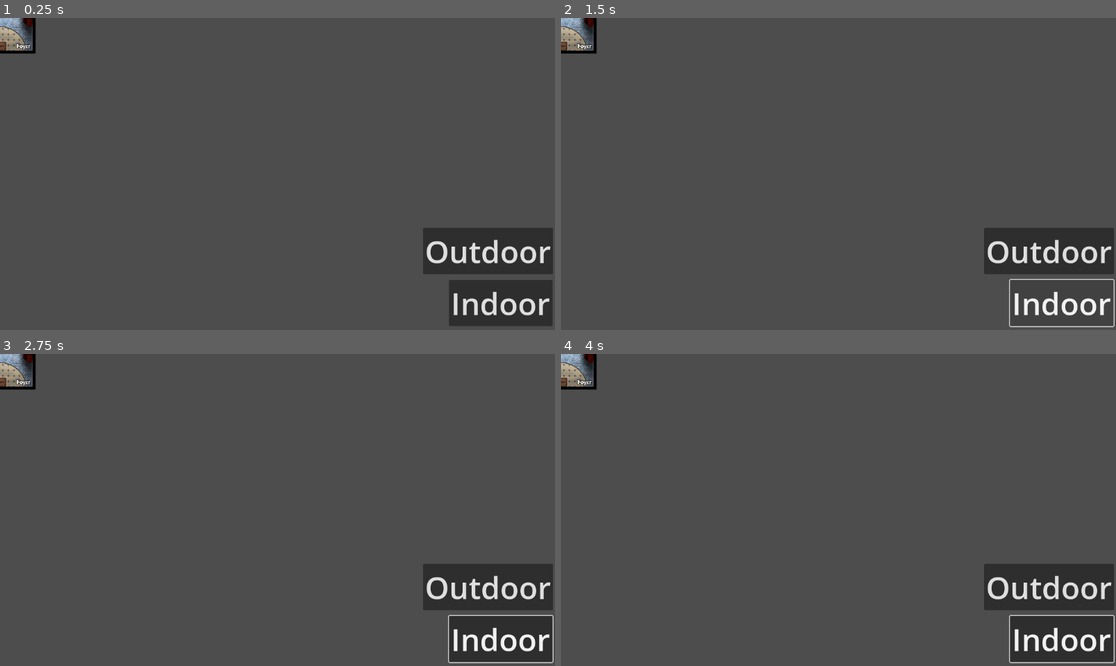
Above: before the commit, frames 1-4 (two rows, left to right).
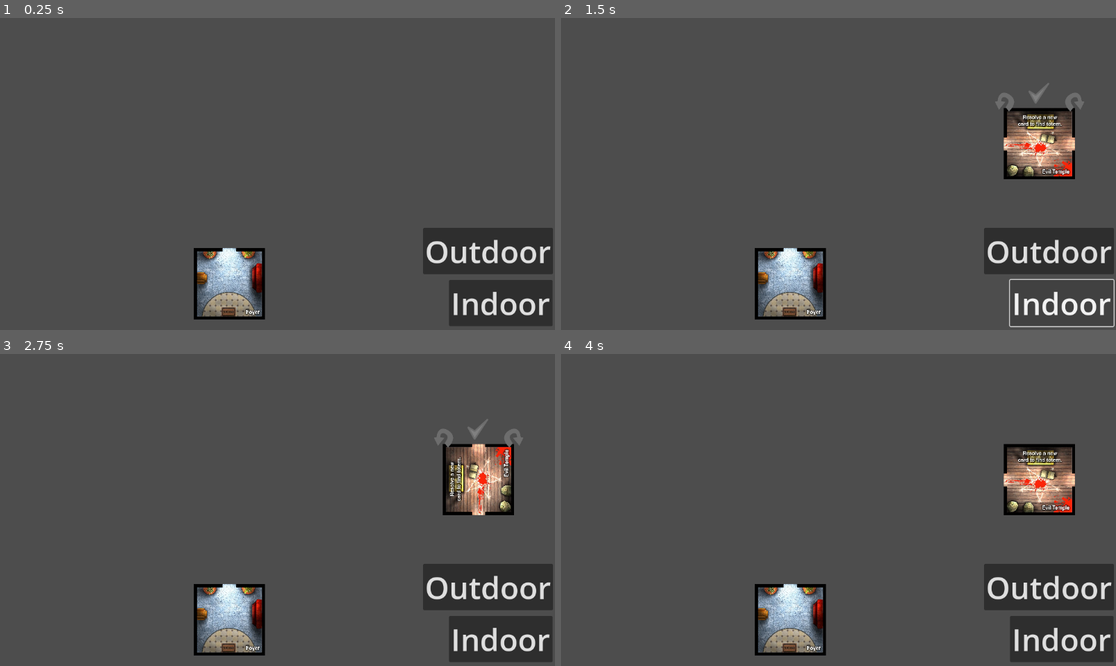
Above: after the commit, the same moments.

Repository: angelaliuyl/godot-zimp
Game: Godot game, scene res://main.tscn
Same seed, same stepped clock (60 frames per second), same inputs: the game is played once before the commit and once after it.
Inputs (mouse positions are in pixels of both pictures, inside the frame that each line leads up to; where the layout moved, square brackets give the same spot in the first picture):
- Up to frame 1 (0.25 s): no input
- Up to frame 2 (1.5 s): click (788, 283) [561, 18] at 0.5 s; click "Indoor" at 1.25 s
- Up to frame 3 (2.75 s): click (444, 438) at 2.02 s
- Up to frame 4 (4 s): click (1071, 438) at 2.77 s; click (1038, 428) at 3.52 s

The runs differ from the first frame. In frame 1, 3.3% of the frame differs, in the area x 0-48%, y 0-97%; in frame 2, 6.3%; in frame 3, 6.5%, in the area x 0-100%, y 0-100%; in frame 4, 6.3%.
Error before the commit: Parse Error: There is already a variable named "indoor_tile" declared in this scope. (res://main.gd:30)

Commit message:
added tile rotation function
* UI for tile rotation and final placement control
* buttons would rotate sprite of tile

Diff:
--- a/main.gd
+++ b/main.gd
@@ -10,6 +10,7 @@
 	$StartingTile.start($StartingTileMarker.position)
 	$StartingTile.load_texture("foyer")
 	$StartingTile.placed = true
+	$StartingTile._on_tile_ui_mark_done()
 
 	# randomise indoor_deck
 	indoor_deck.shuffle()
@@ -22,10 +23,6 @@
 	pass
 
 func generate_indoor_tile():
-	var indoor_tile = tile_scene.instantiate()
-	indoor_tile.position = $NewTileMarker.position
-	indoor_tile.load_texture(indoor_deck.pop_front())
-	add_child(indoor_tile)
 	if indoor_deck.size() > 0:
 		var indoor_tile = tile_scene.instantiate()
 		indoor_tile.position = $NewTileMarker.position
--- a/room_tile.gd
+++ b/room_tile.gd
@@ -4,9 +4,7 @@
 var offset = Vector2.ZERO
 var collision = false
 var right_area_entered = false
-
-var room_name_array = ["bathroom", "bedroom", "diningroom", "eviltemple",
-					"familyroom", "foyer", "kitchen", "storage"]
+var placed = false
 
 # Called when the node enters the scene tree for the first time.
 func _ready():
@@ -21,7 +19,7 @@
 # Called every frame. 'delta' is the elapsed time since the previous frame.
 func _process(delta):
 	velocity = Vector2.ZERO
-	if dragging:
+	if dragging && !placed:
 		var current_position = position
 		var new_position = get_global_mouse_position() - offset
 
@@ -48,3 +46,16 @@
 
 func _on_button_button_up():
 	dragging = false
+
+
+func _on_tile_ui_turn_left():
+	$TileSprite.rotation -= PI / 2
+
+
+func _on_tile_ui_turn_right():
+	$TileSprite.rotation += PI / 2
+
+
+func _on_tile_ui_mark_done():
+	placed = true
+	$TileUI.hide()
--- a/room_tile.tscn
+++ b/room_tile.tscn
@@ -2,18 +2,15 @@
 
 [ext_resource type="Texture2D" uid="uid://1e2327r8gxeg" path="res://media/tiles/foyer.png" id="1_3enom"]
 [ext_resource type="Script" path="res://room_tile.gd" id="1_hlr76"]
+[ext_resource type="PackedScene" uid="uid://ng27ba3o2qm" path="res://tile_ui.tscn" id="3_ikb75"]
 
 [sub_resource type="RectangleShape2D" id="RectangleShape2D_8knk0"]
 size = Vector2(149, 148)
-
-[sub_resource type="RectangleShape2D" id="RectangleShape2D_6aqvs"]
-size = Vector2(26, 144)
 
 [node name="Tile" type="CharacterBody2D"]
 disable_mode = 1
 input_pickable = true
 script = ExtResource("1_hlr76")
-metadata/_edit_group_ = true
 
 [node name="TileSprite" type="Sprite2D" parent="."]
 scale = Vector2(0.25, 0.25)
@@ -31,12 +28,10 @@
 offset_bottom = -41.0
 scale = Vector2(3.12, 4.68)
 
-[node name="RightSnappingArea" type="Area2D" parent="."]
-
-[node name="CollisionShape2D" type="CollisionShape2D" parent="RightSnappingArea"]
-position = Vector2(88, 7.62939e-06)
-scale = Vector2(0.996583, 1)
-shape = SubResource("RectangleShape2D_6aqvs")
+[node name="TileUI" parent="." instance=ExtResource("3_ikb75")]
 
 [connection signal="button_down" from="Button" to="." method="_on_button_button_down"]
 [connection signal="button_up" from="Button" to="." method="_on_button_button_up"]
+[connection signal="mark_done" from="TileUI" to="." method="_on_tile_ui_mark_done"]
+[connection signal="turn_left" from="TileUI" to="." method="_on_tile_ui_turn_left"]
+[connection signal="turn_right" from="TileUI" to="." method="_on_tile_ui_turn_right"]
--- /dev/null
+++ b/tile_ui.gd
@@ -0,0 +1,26 @@
+extends Control
+
+signal turn_left
+signal turn_right
+signal mark_done
+
+# Called when the node enters the scene tree for the first time.
+func _ready():
+	pass # Replace with function body.
+
+
+# Called every frame. 'delta' is the elapsed time since the previous frame.
+func _process(delta):
+	pass
+
+
+func _on_turn_left_pressed():
+	turn_left.emit()
+
+
+func _on_turn_right_pressed():
+	turn_right.emit()
+
+
+func _on_done_pressed():
+	mark_done.emit()
--- /dev/null
+++ b/tile_ui.tscn
@@ -0,0 +1,40 @@
+[gd_scene load_steps=4 format=3 uid="uid://ng27ba3o2qm"]
+
+[ext_resource type="Texture2D" uid="uid://b388c5l6temn6" path="res://media/UI/turn_arrow.png" id="1_5mn77"]
+[ext_resource type="Script" path="res://tile_ui.gd" id="1_kdsxw"]
+[ext_resource type="Texture2D" uid="uid://e84j306wqhjv" path="res://media/UI/done.png" id="2_xf5xj"]
+
+[node name="TileUI" type="Control"]
+layout_mode = 3
+anchors_preset = 0
+offset_left = -96.0
+offset_top = -112.0
+offset_right = 96.0
+offset_bottom = -72.0
+script = ExtResource("1_kdsxw")
+
+[node name="TurnLeft" type="TextureButton" parent="."]
+offset_right = 100.0
+offset_bottom = 100.0
+scale = Vector2(0.490872, 0.483884)
+texture_normal = ExtResource("1_5mn77")
+
+[node name="TurnRight" type="TextureButton" parent="."]
+offset_left = 144.0
+offset_right = 244.0
+offset_bottom = 100.0
+scale = Vector2(0.490872, 0.483884)
+texture_normal = ExtResource("1_5mn77")
+flip_h = true
+
+[node name="Done" type="TextureButton" parent="."]
+offset_left = 72.0
+offset_top = -16.0
+offset_right = 172.0
+offset_bottom = 84.0
+scale = Vector2(0.459091, 0.455885)
+texture_normal = ExtResource("2_xf5xj")
+
+[connection signal="pressed" from="TurnLeft" to="." method="_on_turn_left_pressed"]
+[connection signal="pressed" from="TurnRight" to="." method="_on_turn_right_pressed"]
+[connection signal="pressed" from="Done" to="." method="_on_done_pressed"]
Binary file added: media/UI/done.png
Not shown, added: media/UI/done.png.import
Binary file added: media/UI/turn_arrow.png
Not shown, added: media/UI/turn_arrow.png.import
Not shown, added: media/krita files/done.kra
Not shown, added: media/krita files/done.kra~
Not shown, added: media/krita files/turn_arrow.kra
Not shown, added: media/krita files/turn_arrow.kra~
